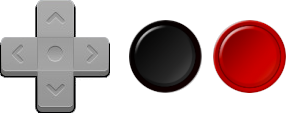
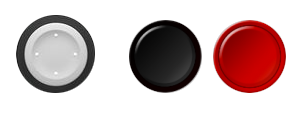
Layered file, before and after one edit (300px x 113px). Changes by layer:
added layer "analog stick" above "d pad" over [16,15,95,93]
hid "d pad" over [0,0,110,113]
